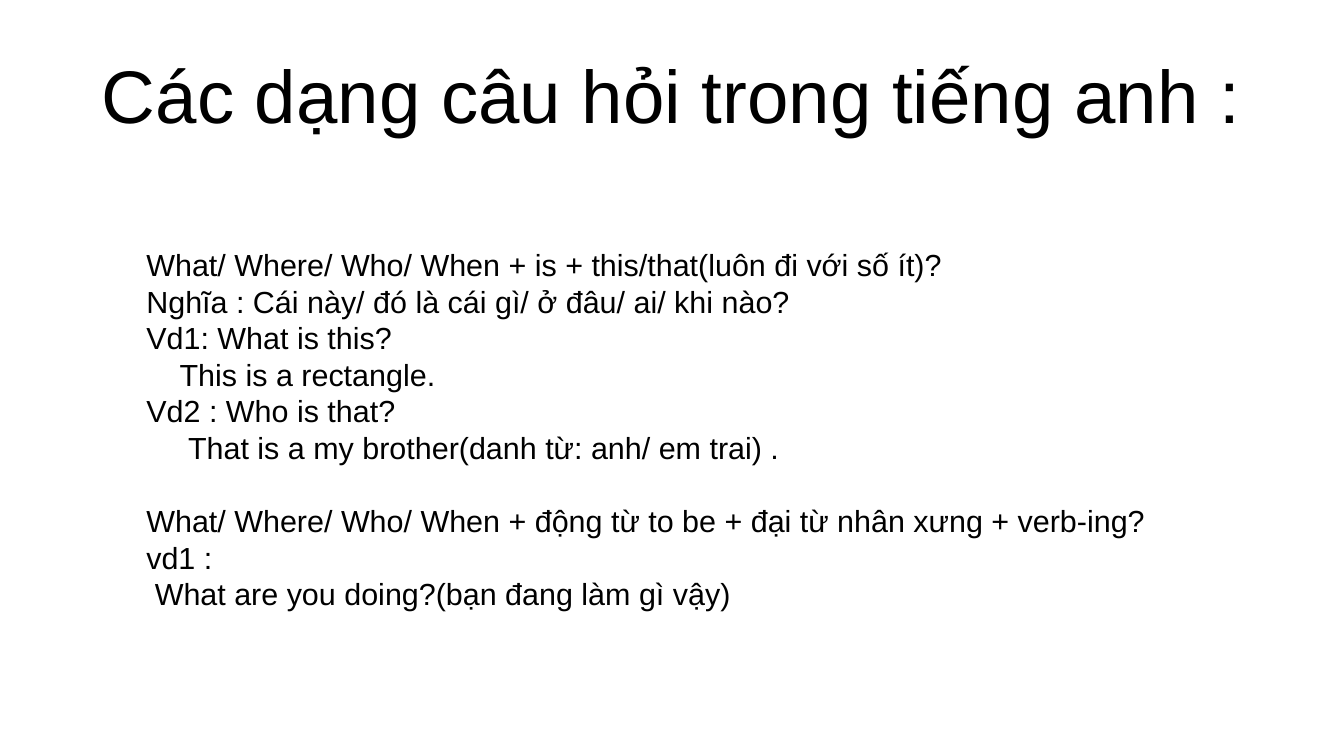
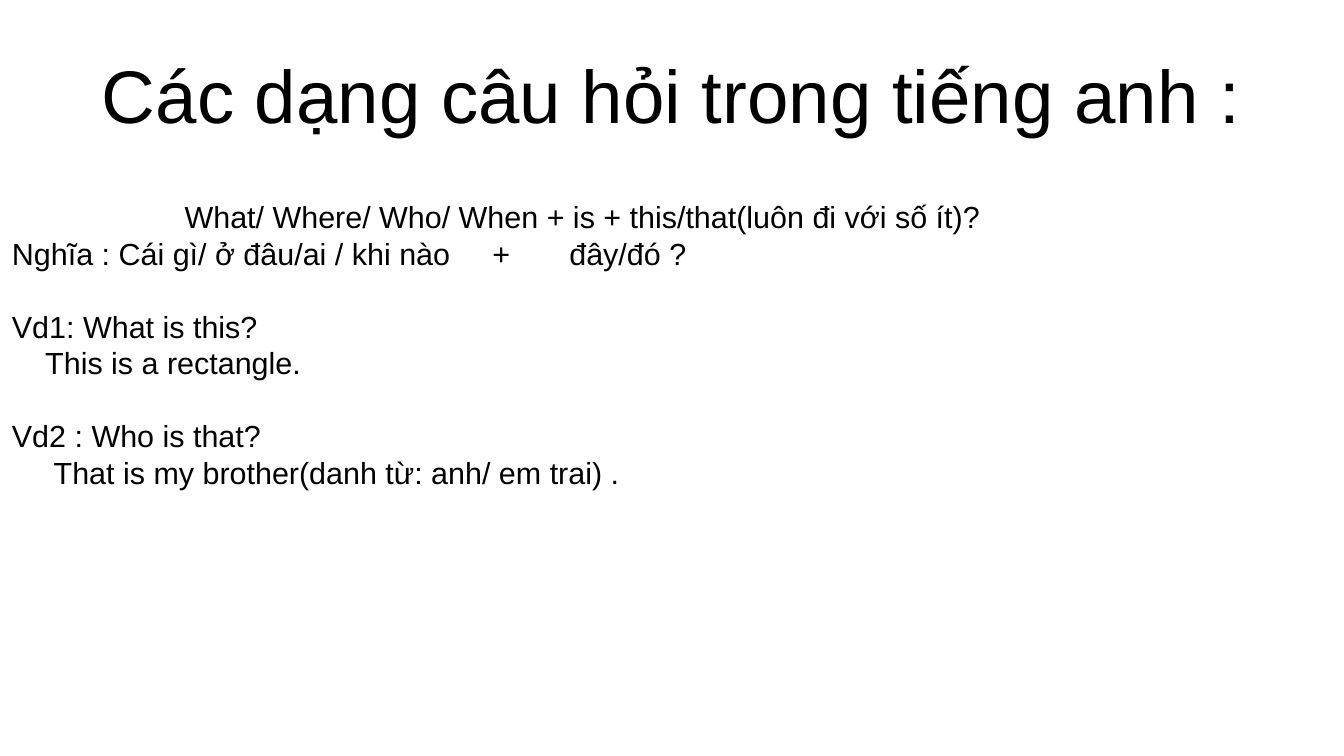
Before and after one commit to TieuKhang/TieuKhang.github.io, a slide deck: slide 12 of lesson5/basic grammar.odp. Drawn at 1344x756 pixels with LibreOffice and Linux fonts; fonts in the diff are those of the drawing. Boxes give left, top, right and bottom in pixels: in the first picture for what was removed or moved away, otherwise in the second. Text is boxed around its words. In the diff, an @@ line names an element or a change of style, - is before the commit and + after.

```diff
--- a/lesson5/basic grammar.odp
+++ b/lesson5/basic grammar.odp
@@ text "What/ Where/ Who/ When + ...": place and size @@
-text "What/ Where/ Who/ When + ..." at <box>146,252,1145,611</box>
+text "What/ Where/ Who/ When + ..." at <box>12,204,980,490</box>
@@ text at <box>12,242,660,270</box>: text changed @@
-Nghĩa : Cái này/ đó là cái gì/ ở đâu/ ai/ khi nào?
+Nghĩa : Cái gì/ ở đâu/ai / khi nào + đây/đó ?
@@ text at <box>54,461,602,490</box>: text changed @@
-That is a my brother(danh từ: anh/ em trai) .
-What/ Where/ Who/ When + động từ to be + đại từ nhân xưng + verb-ing?
-vd1 :
-What are you doing?(bạn đang làm gì vậy)
+That is my brother(danh từ: anh/ em trai) .
```
